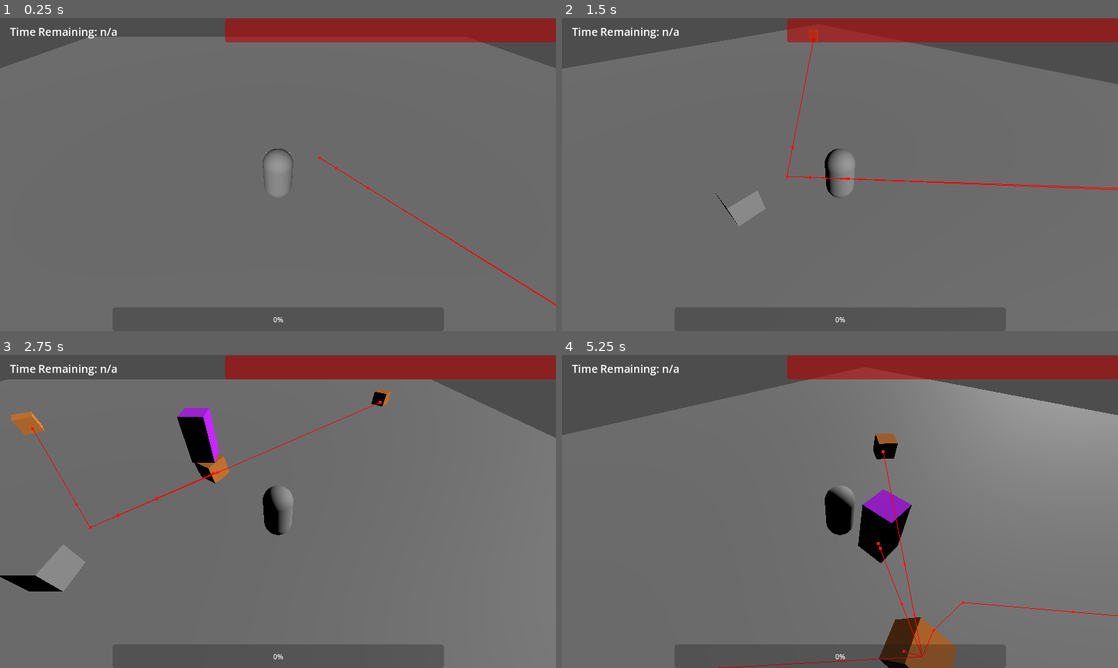
Above: before the commit, frames 1-4 (two rows, left to right).
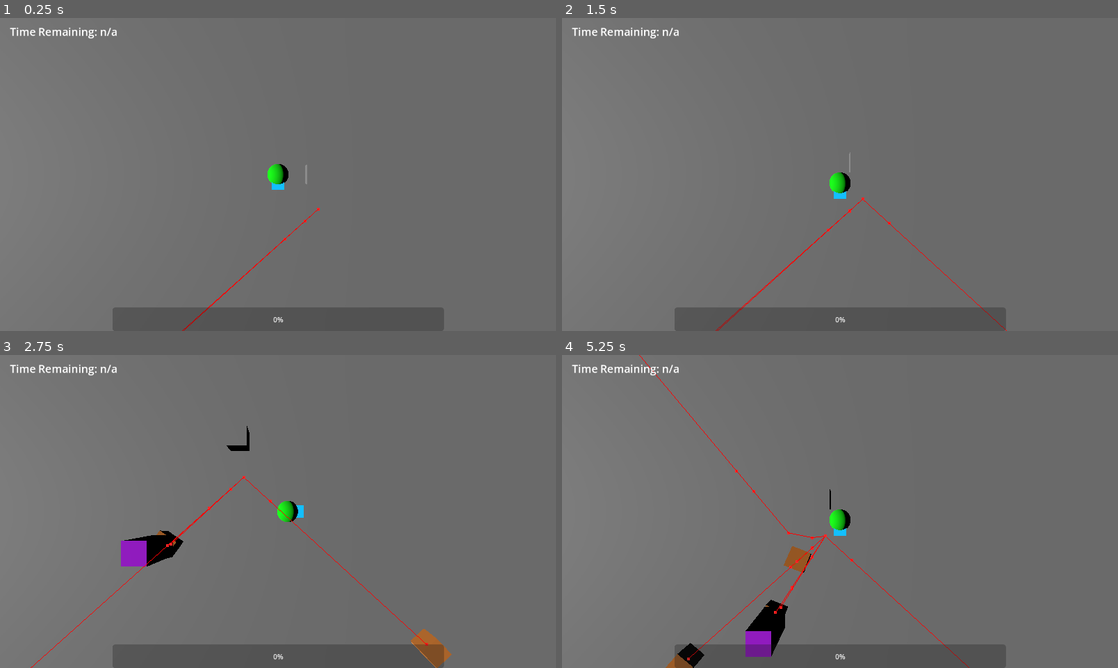
Above: after the commit, the same moments.

Repository: notadoctortired/InvinciKnight
Game: Godot game, scene res://Maps/level.tscn
The game is run twice, just before and just after one commit, with the same random seed, the same clock (stepped at 60 frames per second) and the same inputs.
Inputs (mouse positions are in pixels of both pictures, inside the frame that each line leads up to):
- Up to frame 1 (0.25 s): no input
- Up to frame 2 (1.5 s): move the mouse to (962, 158) at 0.52 s; press the mouse at (962, 158) at 0.53 s; hold D (right) 0.53-1.28 s; right-click (962, 158) at 0.8 s; move the mouse to (728, 190) at 1.27 s; release the mouse at (728, 190) at 1.28 s; hold S (down) from 1.28 s (still down); right-click (728, 190) at 1.35 s
- Up to frame 3 (2.75 s): tap Space (swing, bound only before the commit) at 1.55 s; move the mouse to (333, 442) at 2.02 s; release S (down) at 2.03 s; hold D (right) from 2.03 s (still down); hold Space (swing, bound only before the commit) from 2.03 s (still down); tap E (toggle_attack, bound only after the commit) at 2.3 s
- Up to frame 4 (5.25 s): move the mouse to (812, 574) at 2.77 s; release D (right) at 2.78 s; release Space (swing, bound only before the commit) at 2.78 s; hold W (up) 2.78-3.53 s; tap E (toggle_attack, bound only after the commit) at 2.85 s; click (812, 574) at 3.05 s; move the mouse to (1006, 558) at 3.52 s; press the mouse at (1006, 558) at 3.53 s; hold A (left) 3.53-5.03 s; right-click (1006, 558) at 3.8 s; move the mouse to (673, 464) at 4.27 s; release the mouse at (673, 464) at 4.28 s; right-click (673, 464) at 4.35 s; tap Space (swing, bound only before the commit) at 4.55 s; move the mouse to (867, 511) at 5.02 s; hold S (down) from 5.03 s (still down); hold Space (swing, bound only before the commit) from 5.03 s (still down)

The runs differ from the first frame. In frame 1, 8.9% of the frame differs, in the area x 0-100%, y 0-100%; in frame 2, 12%; in frame 3, 14%; in frame 4, 28%.
Error in both runs: Attempt to call function 'get_node' in base 'null instance' on a null instance. (res://Buildings/KOTH)

Commit message:
Reworked camera, began work on implementing crossbow attack

Diff:
--- a/AI/Sorcerer/sorcerer_attack_collision.gd
+++ b/AI/Sorcerer/sorcerer_attack_collision.gd
@@ -6,8 +6,12 @@
 	body_entered.connect(hit)
 
 func hit(body):
-	if body.has_method("damage") and not get_child(0).name == "EnemyFlag":
+	if body.has_method("damage") and not body.get_child(0).name == "EnemyFlag":
 		body.damage(sorcerer_attack.damage)
 
+	if body.get_child(0).name == "EnemyFlag":
+		print("ignoring!")
+	else:
+		sorcerer_attack.kill_actor()
+
 	print(body)
-	sorcerer_attack.kill_actor()
--- a/Player/Scripts/Player Controls/player_controller.gd
+++ b/Player/Scripts/Player Controls/player_controller.gd
@@ -5,11 +5,14 @@
 @export var speed: float
 @export var damage_mult: float
 
+var meshes = null
+var crossbow_active = false
+
 func _ready():
+	meshes = $Meshes
 	$SlashArea/Timer.timeout.connect(hide_attacks) # Catch-all function that hides every weapon
 	# once it has been triggered
-
-	$PlayerUI/Healthbar.visible = true
+	$PlayerUI/Healthbar.visible = false
 
 func _physics_process(delta: float) -> void:
 	if health <= 0:
@@ -30,18 +33,19 @@
 		velocity.x = move_toward(velocity.x, 0, speed)
 		velocity.z = move_toward(velocity.z, 0, speed)
 
+	if velocity != Vector3.ZERO:
+		meshes.rotation.y = atan2(velocity.z,-velocity.x)
+
 	move_and_slide()
 
 func _input(event: InputEvent):
-	if event.is_action_pressed("rotate_right"):
-		# 0.7853982 is 45 degrees in radians
-		rotate_y(-0.7853982)
-
-	if event.is_action_pressed("rotate_left"):
-		rotate_y(0.7853982)
-
-	if event.is_action_pressed("swing") and not $SlashArea.visible:
-		swing_attack()
+	if event.is_action_pressed("attack") and not $SlashArea.visible:
+		if not crossbow_active:
+			swing_attack()
+		elif crossbow_active:
+			crossobow_attack()
+	if event.is_action_pressed("toggle_attack"):
+		crossbow_active = !crossbow_active
 
 func damage(dmg: float):
 	health -= dmg
@@ -52,6 +56,9 @@
 
 	$SlashArea/Timer.start(0.5)
 
+func crossobow_attack():
+	pass
+
 func hide_attacks():
 	$SlashArea.visible = false
 	$SlashArea.monitoring = false
--- a/Player/player.tscn
+++ b/Player/player.tscn
@@ -4,12 +4,23 @@
 [ext_resource type="Script" uid="uid://chnd2c43hqrkc" path="res://Player/Scripts/Player Controls/camera.gd" id="2_4ntmi"]
 [ext_resource type="PackedScene" uid="uid://db3ceusxpyfy8" path="res://Player/slasharea.tscn" id="2_btcbx"]
 
+[sub_resource type="StandardMaterial3D" id="StandardMaterial3D_gwnis"]
+albedo_color = Color(0, 1, 0, 1)
+
 [sub_resource type="CapsuleMesh" id="CapsuleMesh_hvfyp"]
+material = SubResource("StandardMaterial3D_gwnis")
+
+[sub_resource type="StandardMaterial3D" id="StandardMaterial3D_btcbx"]
+albedo_color = Color(0, 1, 1, 1)
+emission_enabled = true
+emission = Color(0, 0, 1, 1)
+emission_energy_multiplier = 7.9
+
+[sub_resource type="BoxMesh" id="BoxMesh_4ntmi"]
+material = SubResource("StandardMaterial3D_btcbx")
+size = Vector3(0.6, 0.6, 0.6)
 
 [sub_resource type="CapsuleShape3D" id="CapsuleShape3D_l8h54"]
-
-[sub_resource type="BoxMesh" id="BoxMesh_4ntmi"]
-size = Vector3(0.6, 0.6, 0.6)
 
 [sub_resource type="BoxShape3D" id="BoxShape3D_btcbx"]
 size = Vector3(0.6, 0.6, 0.6)
@@ -20,20 +31,26 @@
 [node name="Player" type="Node3D" unique_id=1904113224]
 
 [node name="PlayerBody" type="CharacterBody3D" parent="." unique_id=580162055]
+transform = Transform3D(-4.371139e-08, 0, 1, 0, 1, 0, -1, 0, -4.371139e-08, 0, 0, 0)
 script = ExtResource("1_l8h54")
 health = 100.0
 speed = 5.0
 damage_mult = 2.0
 
-[node name="PlaceholderMesh" type="MeshInstance3D" parent="PlayerBody" unique_id=57317801]
+[node name="CameraSocket" type="Node3D" parent="PlayerBody" unique_id=1018338127]
+transform = Transform3D(1, 0, 0, 0, 1, 0, 0, 0, 1, 0, 10, 0)
+
+[node name="Meshes" type="Node3D" parent="PlayerBody" unique_id=768892921]
+
+[node name="PlaceholderMesh" type="MeshInstance3D" parent="PlayerBody/Meshes" unique_id=57317801]
 mesh = SubResource("CapsuleMesh_hvfyp")
+
+[node name="PlaceholderHeadMesh" type="MeshInstance3D" parent="PlayerBody/Meshes" unique_id=793233844]
+transform = Transform3D(1, 0, 0, 0, 1, 0, 0, 0, 1, 8.742278e-09, 0.40000007, -0.4)
+mesh = SubResource("BoxMesh_4ntmi")
 
 [node name="PlaceholderCollision" type="CollisionShape3D" parent="PlayerBody" unique_id=345195676]
 shape = SubResource("CapsuleShape3D_l8h54")
-
-[node name="PlaceholderHeadMesh" type="MeshInstance3D" parent="PlayerBody" unique_id=793233844]
-transform = Transform3D(1, 0, 0, 0, 1, 0, 0, 0, 1, 0, 0.40000007, -0.2)
-mesh = SubResource("BoxMesh_4ntmi")
 
 [node name="PlaceholderHeadCollision" type="CollisionShape3D" parent="PlayerBody" unique_id=648561467]
 transform = Transform3D(1, 0, 0, 0, 1, 0, 0, 0, 1, 0, 0.40000007, -0.2)
@@ -43,15 +60,6 @@
 transform = Transform3D(1, 0, 0, 0, 1, 0, 0, 0, 1, 0, -0.1, 0)
 
 [node name="Timer" type="Timer" parent="PlayerBody/SlashArea" unique_id=1374999955]
-
-[node name="CameraSocket" type="Node3D" parent="PlayerBody" unique_id=1018338127]
-transform = Transform3D(1, 0, 0, 0, 1, 0, 0, 0, 1, 0, 5, 5)
-
-[node name="Camera" type="Camera3D" parent="PlayerBody" unique_id=1293427983 node_paths=PackedStringArray("target_follow", "target_look")]
-script = ExtResource("2_4ntmi")
-target_follow = NodePath("../CameraSocket")
-target_look = NodePath("..")
-follow_speed = 10.0
 
 [node name="PlayerUI" type="Control" parent="PlayerBody" unique_id=1361119872]
 layout_mode = 3
@@ -113,3 +121,9 @@
 
 [node name="Nav4" type="Node3D" parent="PlayerBody/NavPointsSorcerer" unique_id=723147751]
 transform = Transform3D(1, 0, 0, 0, 1, 0, 0, 0, 1, -6, 0, 0)
+
+[node name="Camera" type="Camera3D" parent="." unique_id=1293427983 node_paths=PackedStringArray("target_follow")]
+transform = Transform3D(0, -1, -4.371139e-08, -4.371139e-08, -4.371139e-08, 1, -1, 1.9106855e-15, -4.371139e-08, 0, 0, 0)
+script = ExtResource("2_4ntmi")
+target_follow = NodePath("../PlayerBody/CameraSocket")
+follow_speed = 10.0
--- a/Player/slasharea.tscn
+++ b/Player/slasharea.tscn
@@ -7,12 +7,12 @@
 
 [sub_resource type="SphereMesh" id="SphereMesh_dyx22"]
 material = SubResource("StandardMaterial3D_dyx22")
-radius = 1.5
+radius = 1.65
 height = 0.1
 
 [sub_resource type="CylinderShape3D" id="CylinderShape3D_tohub"]
 height = 1.0
-radius = 1.5
+radius = 1.65
 
 [node name="SlashArea" type="Area3D" unique_id=2015310752]
 script = ExtResource("1_dyx22")
--- a/project.godot
+++ b/project.godot
@@ -46,21 +46,15 @@
 , Object(InputEventKey,"resource_local_to_scene":false,"resource_name":"","device":-1,"window_id":0,"alt_pressed":false …(186 unchanged characters)…
 ]
 }
-rotate_right={
+attack={
 "deadzone": 0.2,
-"events": [Object(InputEventMouseButton,"resource_local_to_scene":false,"resource_name":"","device":-1,"window_id":0,"alt_pressed":false,"shift_pressed":false,"ctrl_pressed":false,"meta_pressed":false,"button_mask":2,"position":Vector2(176, 18),"global_position":Vector2(185, 66),"factor":1.0,"button_index":2,"canceled":false,"pressed":true,"double_click":false,"script":null)
-, Object(InputEventKey,"resource_local_to_scene":false,"resource_name":"","device":-1,"window_id":0,"alt_pressed":false,"shift_pressed":false,"ctrl_pressed":false,"meta_pressed":false,"pressed":false,"keycode":0,"physical_keycode":69,"key_label":0,"unicode":101,"location":0,"echo":false,"script":null)
+"events": [Object(InputEventKey,"resource_local_to_scene":false,"resource_name":"","device":-1,"window_id":0,"alt_pressed":false,"shift_pressed":false,"ctrl_pressed":false,"meta_pressed":false,"pressed":false,"keycode":0,"physical_keycode":32,"key_label":0,"unicode":32,"location":0,"echo":false,"script":null)
 ]
 }
-rotate_left={
+toggle_attack={
 "deadzone": 0.2,
-"events": [Object(InputEventMouseButton,"resource_local_to_scene":false,"resource_name":"","device":-1,"window_id":0,"alt_pressed":false,"shift_pressed":false,"ctrl_pressed":false,"meta_pressed":false,"button_mask":1,"position":Vector2(61, 15),"global_position":Vector2(70, 63),"factor":1.0,"button_index":1,"canceled":false,"pressed":true,"double_click":false,"script":null)
+"events": [Object(InputEventKey,"resource_local_to_scene":false,"resource_name":"","device":-1,"window_id":0,"alt_pressed":false,"shift_pressed":false,"ctrl_pressed":false,"meta_pressed":false,"pressed":false,"keycode":0,"physical_keycode":69,"key_label":0,"unicode":101,"location":0,"echo":false,"script":null)
 , Object(InputEventKey,"resource_local_to_scene":false,"resource_name":"","device":-1,"window_id":0,"alt_pressed":false …(183 unchanged characters)…
-]
-}
-swing={
-"deadzone": 0.2,
-"events": [Object(InputEventKey,"resource_local_to_scene":false,"resource_name":"","device":-1,"window_id":0,"alt_pressed":false,"shift_pressed":false,"ctrl_pressed":false,"meta_pressed":false,"pressed":false,"keycode":0,"physical_keycode":32,"key_label":0,"unicode":32,"location":0,"echo":false,"script":null)
 ]
 }
 
